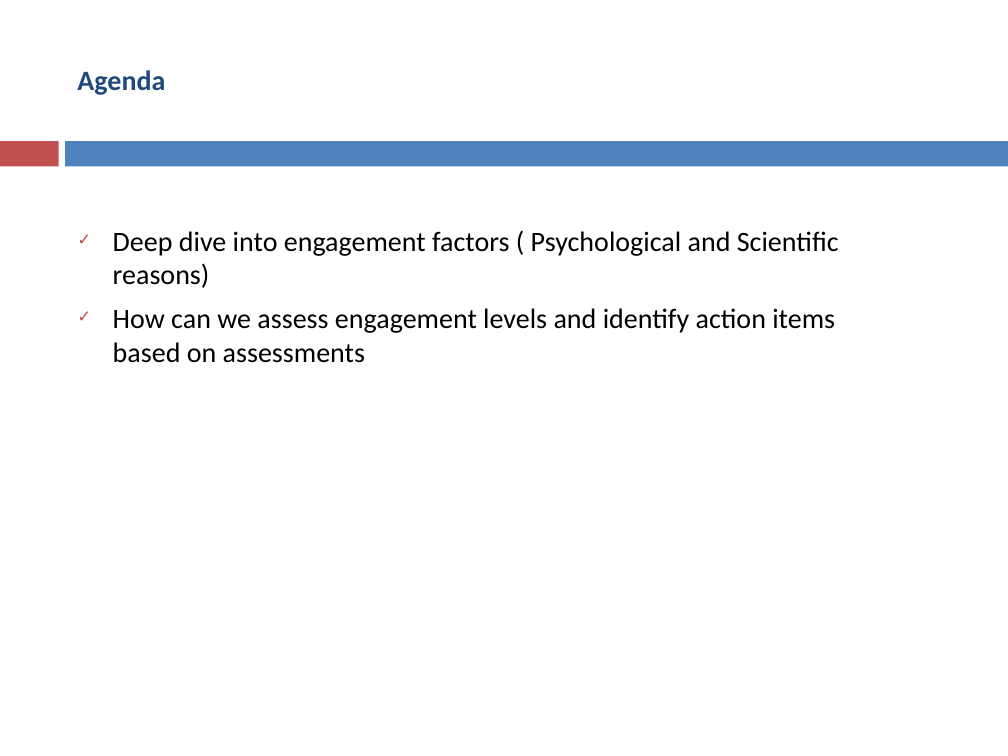
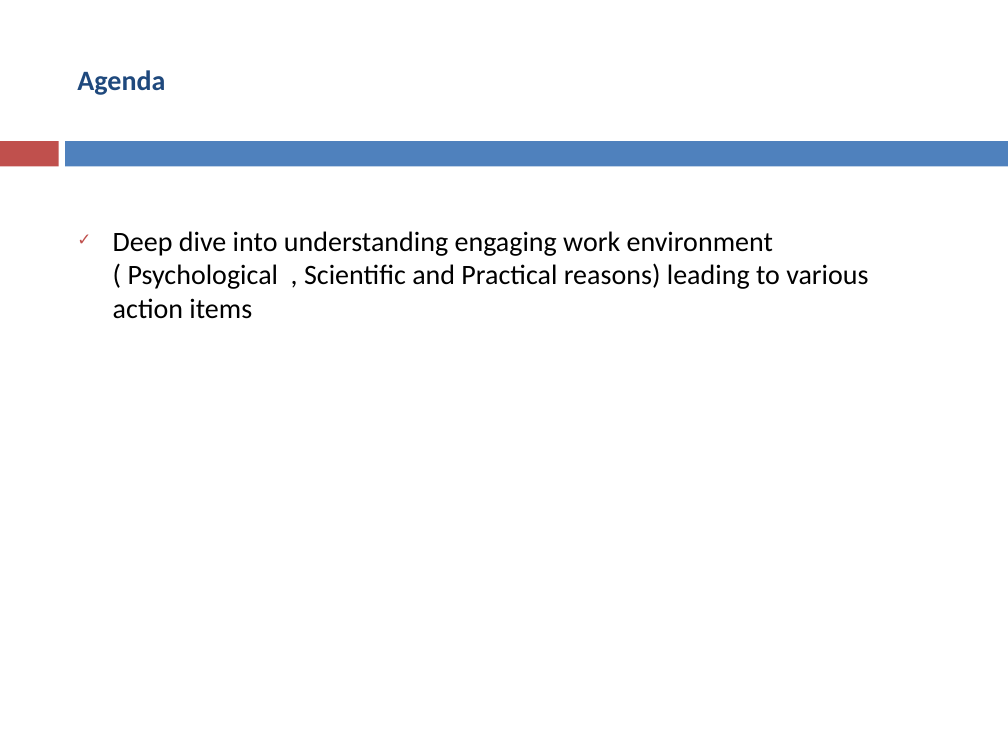
Before and after one commit to asakala/notes, a slide deck: slide 2 of Prokarma/Magnetic Work Environment.pptx. Drawn at 1008x756 pixels with LibreOffice and Linux fonts; fonts in the diff are those of the drawing. Boxes give left, top, right and bottom in pixels: in the first picture for what was removed or moved away, otherwise in the second. Text is boxed around its words. In the diff, an @@ line names an element or a change of style, - is before the commit and + after.

```diff
--- a/Prokarma/Magnetic Work Environment.pptx
+++ b/Prokarma/Magnetic Work Environment.pptx
@@ text at <box>113,231,868,319</box>: text changed @@
-✓ Deep dive into engagement factors ( Psychological and Scientific reasons)
-✓ How can we assess engagement levels and identify action items based on assessments
+✓ Deep dive into understanding engaging work environment ( Psychological , Scientific and Practical reasons) leading to various action items
```
Also in this commit, not shown: 6 other slides changed, 13 slides added, 3 other files.
